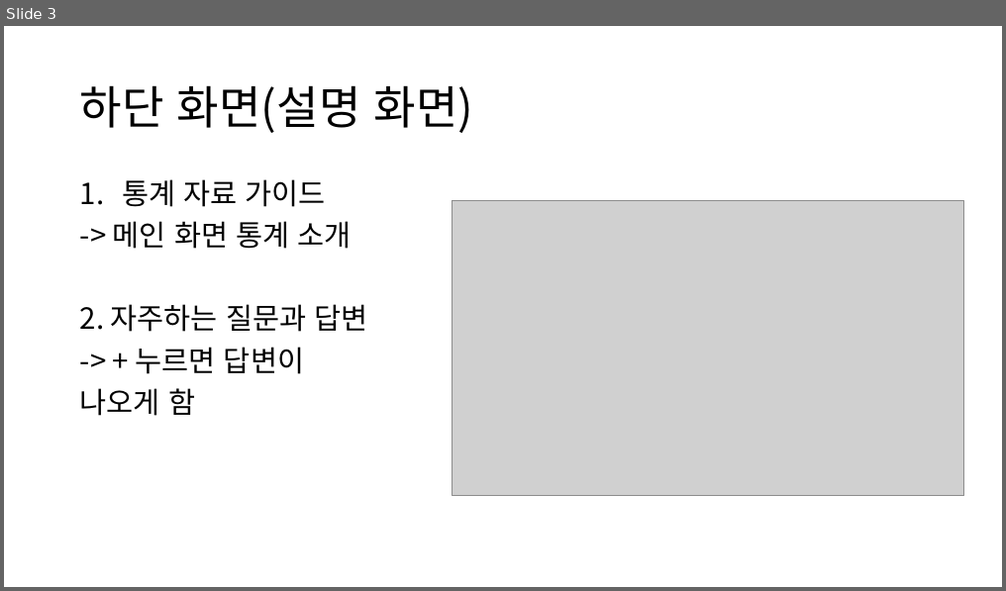
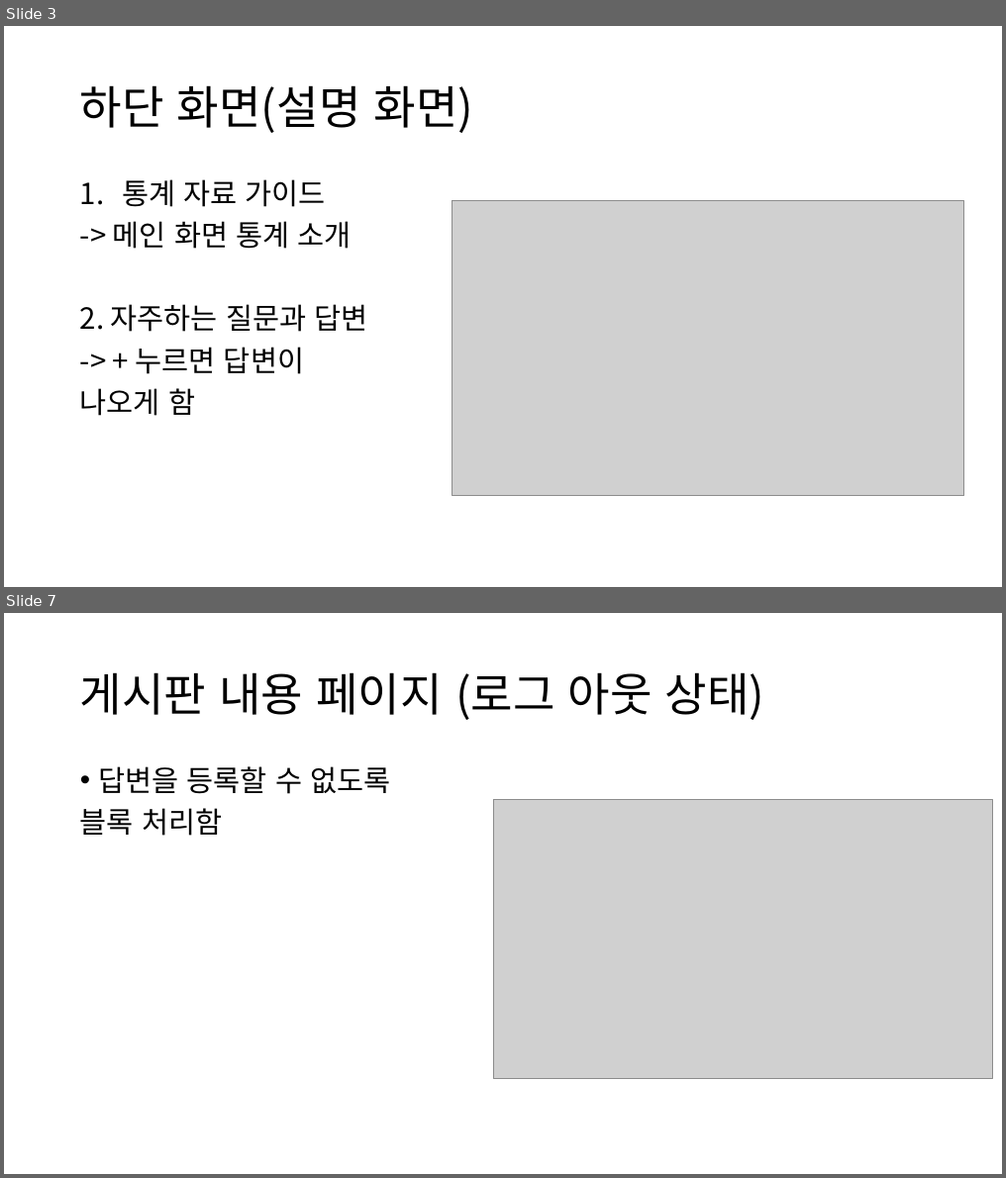
Before and after one commit to CHAESOOBYUNG/ml_project_analysis, a slide deck: 프로젝트 문서/화면설계서.pptx. Shown one above the other, each under a label of ours: slide 3 before the commit, slides 3 and 7 after it; the slides between them are not shown. The pictures are 1006x591 and 1006x1178 pixels, drawn with LibreOffice and Linux fonts; fonts in the diff are those of the drawing; grey boxes stand for pictures. Boxes give left, top, right and bottom in pixels: in the first picture for what was removed or moved away, otherwise in the second. Text is boxed around its words. In the diff, an @@ line names an element or a change of style, - is before the commit and + after.

```diff
--- a/프로젝트 문서/화면설계서.pptx
+++ b/프로젝트 문서/화면설계서.pptx
@@ slide 7 added at bbox=[4, 613, 1002, 1174], background #FFFFFF @@
@@ title added at bbox=[80, 672, 765, 720], 44 pt, text #000000 @@
+게시판 내용 페이지 (로그 아웃 상태)
@@ text added at bbox=[80, 766, 390, 836], 28 pt, text #000000 @@
+• 답변을 등록할 수 없도록
+블록 처리함
@@ picture added at bbox=[493, 799, 992, 1079] @@
```
Also in this commit, not shown: 1 slide changed, 6 other slides added, 4 other files.
